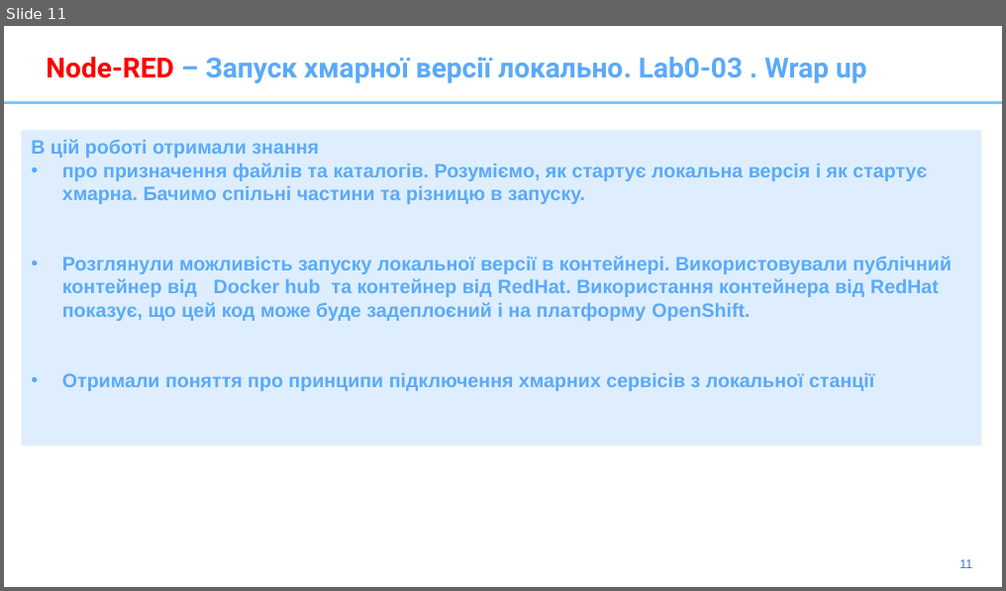
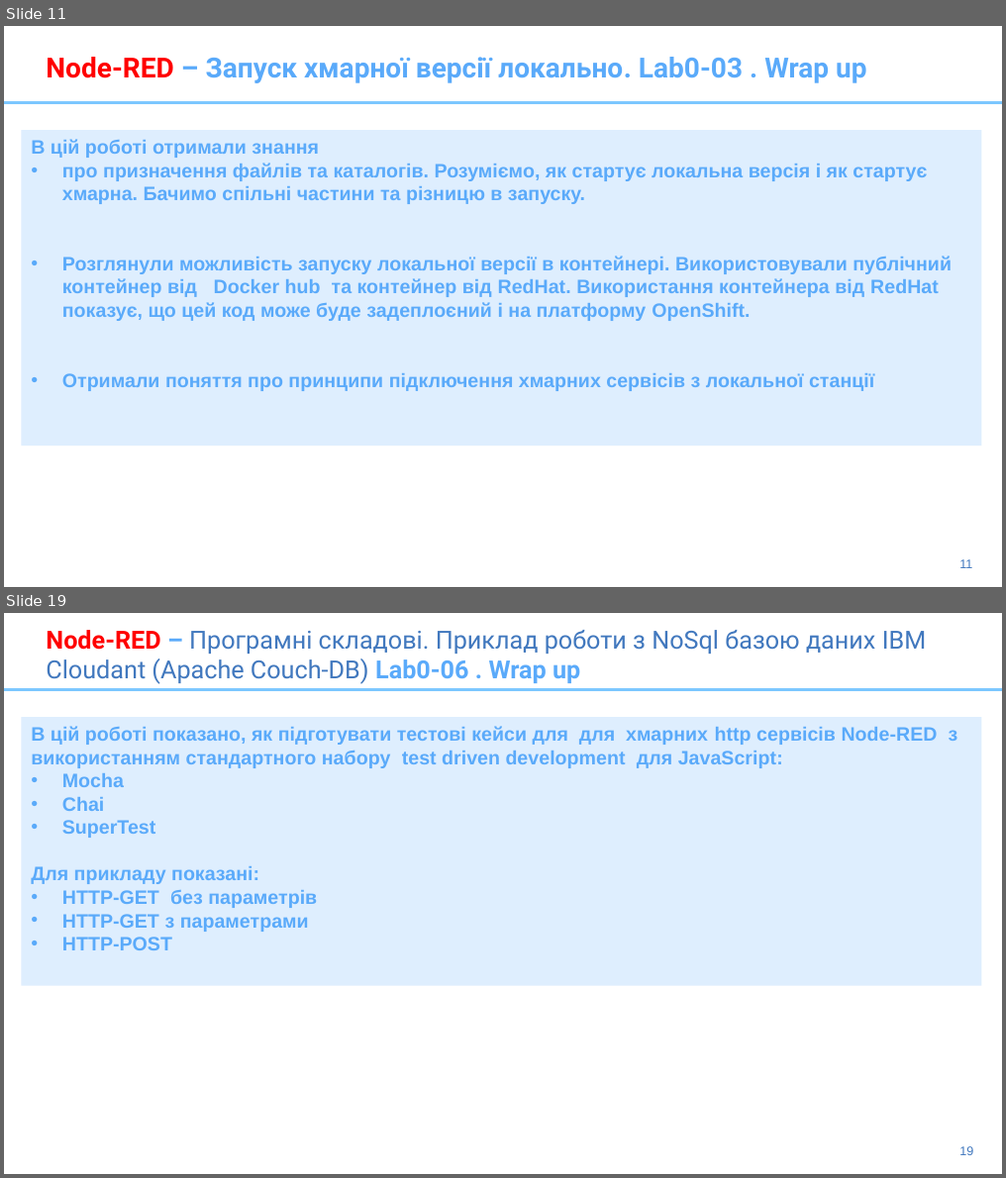
Before and after one commit to pavlo-shcherbukha/IBM-Node-Red-APP2020, a slide deck: presentation/2-Node-Red-2020-DeploymentOnCloud.pptx. Shown one above the other, each under a label of ours: slide 11 before the commit, slides 11 and 19 after it; the slides between them are not shown. The pictures are 1006x591 and 1006x1178 pixels, drawn with LibreOffice and Linux fonts; fonts in the diff are those of the drawing. Boxes give left, top, right and bottom in pixels: in the first picture for what was removed or moved away, otherwise in the second. Text is boxed around its words. In the diff, an @@ line names an element or a change of style, - is before the commit and + after.

```diff
--- a/presentation/2-Node-Red-2020-DeploymentOnCloud.pptx
+++ b/presentation/2-Node-Red-2020-DeploymentOnCloud.pptx
@@ slide 19 added at (x1=4, y1=613, x2=1002, y2=1174), background #FFFFFF; not listed: 2 template elements that a slide beside it also shows @@
@@ title added at (x1=46, y1=630, x2=927, y2=684), 18 pt, text #4178BE @@
+Node-RED – Програмні складові. Приклад роботи з NoSql базою даних IBM Cloudant (Apache Couch-DB) Lab0-06 . Wrap up
@@ rectangle added at (x1=21, y1=717, x2=981, y2=985), fill #DEEEFE, 14 pt, text #5AAAFA, bold @@
+В цій роботі показано, як підготувати тестові кейси для для хмарних http сервісів Node-RED з використанням стандартного набору test driven development для JavaScript:
+• Mocha
+• Chai
+• SuperTest
+Для прикладу показані:
+• HTTP-GET без параметрів
+• HTTP-GET з параметрами
+• HTTP-POST
```
Also in this commit, not shown: 3 slides changed, 5 other slides added, 1 other file.
